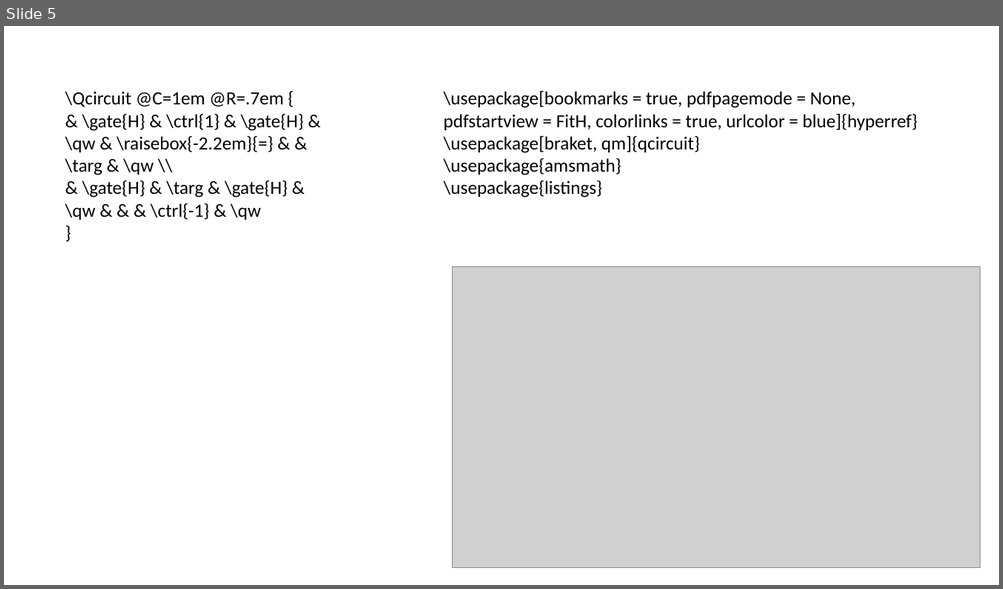
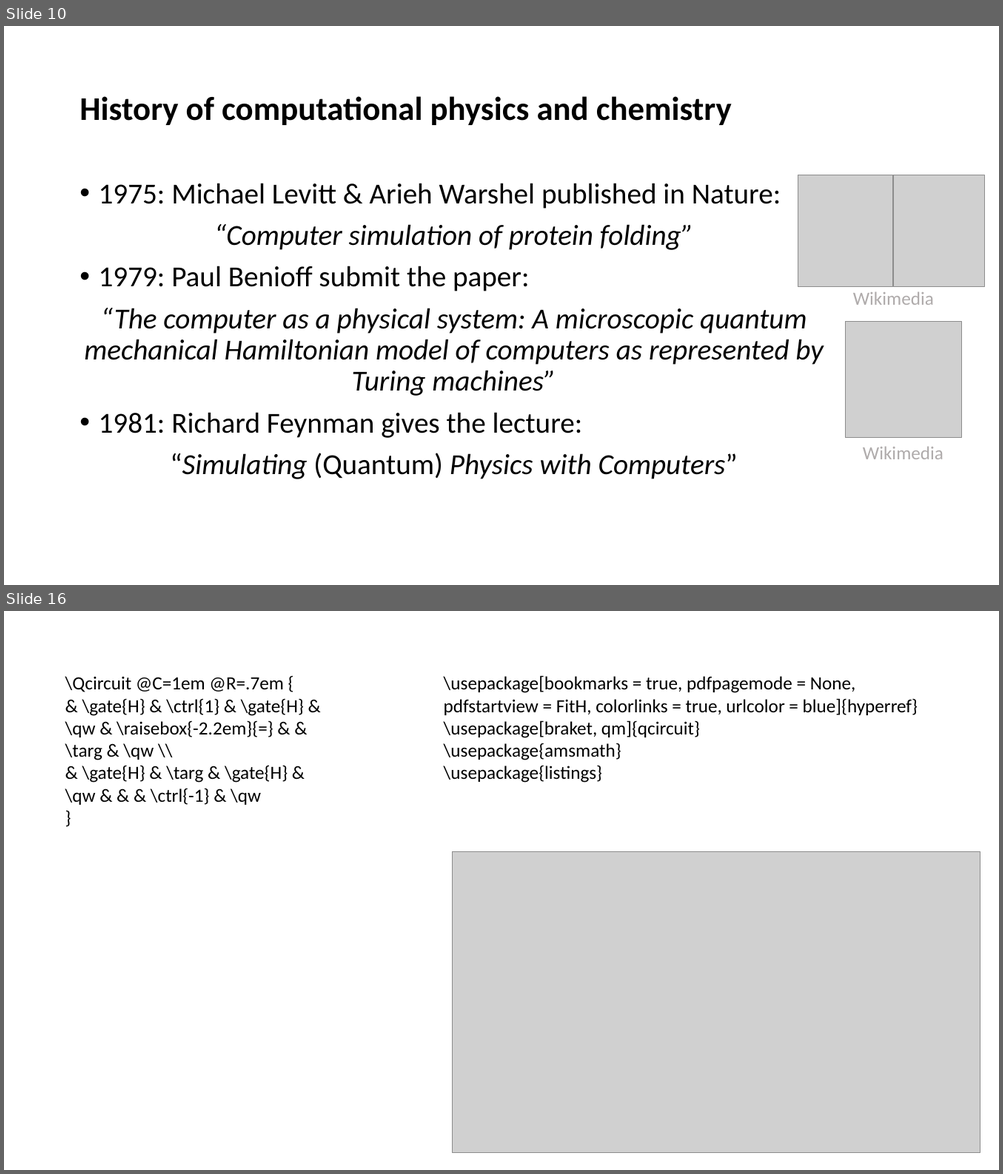
Before and after one commit to zozo123/QC-IL, a slide deck: slides/lecture temple.pptx. Shown one above the other, each under a label of ours: slide 5 before the commit, slides 10 and 16 after it; the slides between them are not shown. The pictures are 1003x589 and 1003x1174 pixels, drawn with LibreOffice and Linux fonts; fonts in the diff are those of the drawing; grey boxes stand for pictures; background and template pictures are left out. Boxes give left, top, right and bottom in pixels: in the first picture for what was removed or moved away, otherwise in the second. Text is boxed around its words. In the diff, an @@ line names an element or a change of style, - is before the commit and + after.

```diff
--- a/slides/lecture temple.pptx
+++ b/slides/lecture temple.pptx
@@ slide 10 added at box(4, 26, 999, 585), background #FFFFFF @@
@@ title added at box(79, 96, 731, 125), 32 pt, text #000000, bold @@
+History of computational physics and chemistry
@@ picture added at box(798, 175, 893, 287) @@
@@ picture added at box(893, 175, 984, 287) @@
@@ text added at box(84, 183, 822, 480), 28 pt, text #000000, italic @@
+• 1975: Michael Levitt & Arieh Warshel published in Nature:
+“Computer simulation of protein folding”
+• 1979: Paul Benioff submit the paper:
+“The computer as a physical system: A microscopic quantum mechanical Hamiltonian model of computers as represented by Turing machines”
+• 1981: Richard Feynman gives the lecture:
+“Simulating (Quantum) Physics with Computers”
@@ text added at box(853, 292, 933, 305), 18 pt, text #AFABAB @@
+Wikimedia
@@ picture added at box(845, 321, 962, 438) @@
@@ text added at box(862, 446, 943, 460), 18 pt, text #AFABAB @@
+Wikimedia
@@ what was slide 5 is now slide 16 @@
```
Also in this commit, not shown: 2 slides changed, 12 other slides added, 2 slides removed.
